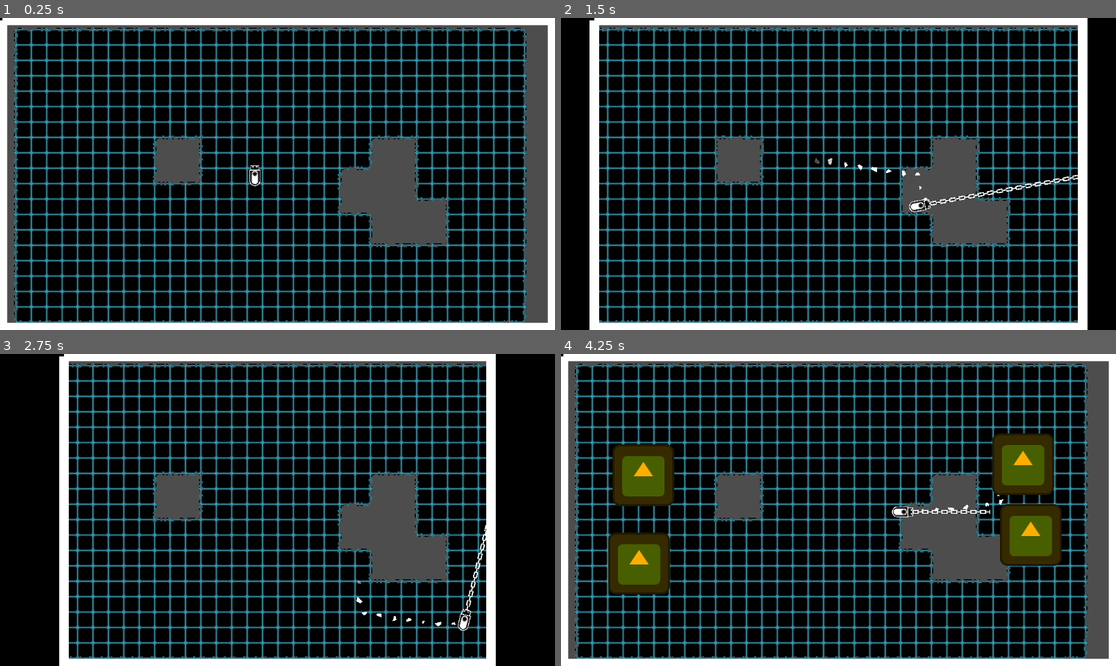
Above: before the commit, frames 1-4 (two rows, left to right).
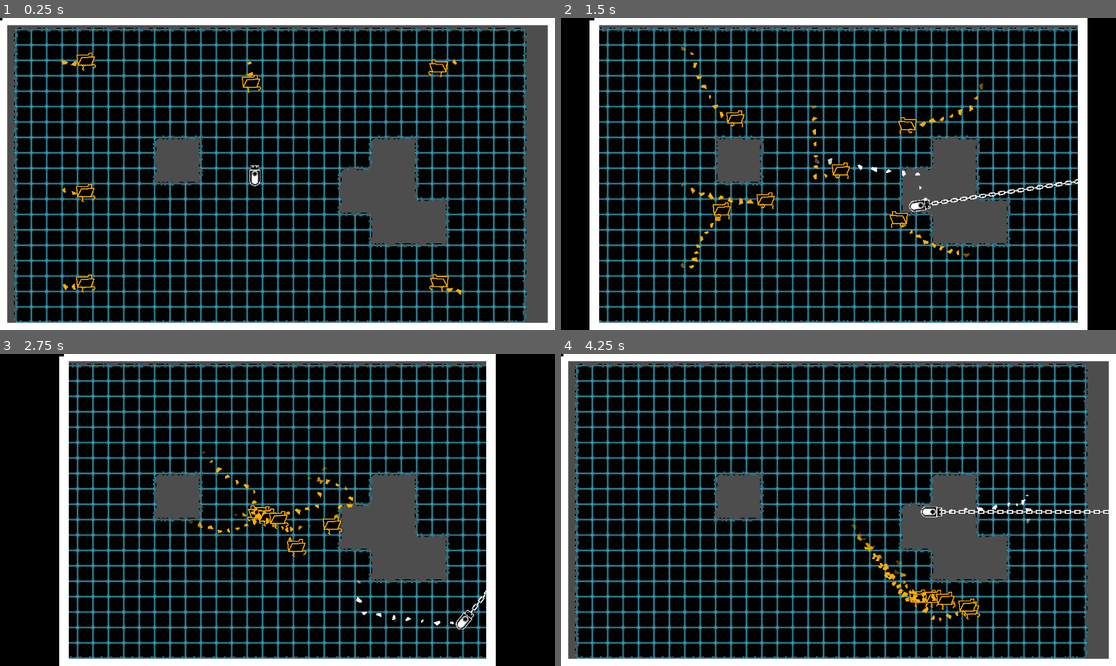
Above: after the commit, the same moments.

Repository: SomeSortOfSam/Hardest_Drive
Game: Godot game, scene res://scenes/gamplay.tscn
The game is run twice, just before and just after one commit, with the same random seed, the same clock (stepped at 60 frames per second) and the same inputs. The engine's default icon, where the game draws it, is replaced by a stand-in: a white triangle on a blue panel in a dark square.
Inputs (mouse positions are in pixels of both pictures, inside the frame that each line leads up to):
- Up to frame 1 (0.25 s): no input
- Up to frame 2 (1.5 s): move the mouse to (960, 158) at 0.52 s; hold D (player_right) 0.53-1.28 s; click (960, 158) at 0.67 s; move the mouse to (727, 189) at 1.27 s; hold S (player_down) from 1.28 s (still down); click (727, 189) at 1.42 s
- Up to frame 3 (2.75 s): move the mouse to (333, 441) at 2.02 s; release S (player_down) at 2.03 s; hold D (player_right) from 2.03 s (still down); click (333, 441) at 2.17 s
- Up to frame 4 (4.25 s): move the mouse to (810, 572) at 2.77 s; release D (player_right) at 2.78 s; hold W (player_up) 2.78-3.53 s; click (810, 572) at 2.92 s; move the mouse to (1005, 556) at 3.52 s; hold A (player_left) from 3.53 s (still down); click (1005, 556) at 3.67 s; tap Space (reset_screen) at 4.15 s

The runs differ from the first frame. In frame 1, 0.7% of the frame differs, in the area x 11-84%, y 11-89%; in frame 2, 1.5%; in frame 3, 1.1%; in frame 4, 9.8%, in the area x 8-99%, y 25-86%.

Commit message:
Revert "Merge branch 'main' of https://github.com/SomeSortOfSam/Insufficent-space-on-drive-F"
This reverts commit afea0736c933d3424f0ff511d1ed0db01c51440e, reversing
changes made to a776dc5d47ee82309e09d7cc91893f67f79a6b72.

Diff:
--- a/scenes/enemy.tscn
+++ b/scenes/enemy.tscn
@@ -1,6 +1,5 @@
 [gd_scene load_steps=18 format=3 uid="uid://cs6q1kfpyk763"]
 
-[ext_resource type="Texture2D" uid="uid://bakv4suv6mptr" path="res://icon.svg" id="1_nod8v"]
 [ext_resource type="Script" path="res://scripts/enemy.gd" id="1_qmkjd"]
 [ext_resource type="Texture2D" uid="uid://dt4j3ychg873b" path="res://assets/file_run.png" id="2_7qneq"]
 [ext_resource type="Texture2D" uid="uid://dwgutp6ehtqx0" path="res://assets/ParticleShard.png" id="2_enmir"]
@@ -127,13 +126,18 @@
 collision_mask = 0
 script = ExtResource("1_qmkjd")
 
+[node name="WalkDust" type="GPUParticles2D" parent="."]
+position = Vector2(0, 9)
+amount = 10
+process_material = SubResource("ParticleProcessMaterial_cdaia")
+texture = ExtResource("2_enmir")
+
 [node name="CollisionShape2D" type="CollisionShape2D" parent="."]
 shape = SubResource("CircleShape2D_5qmfi")
 
 [node name="Sprite2D" type="Sprite2D" parent="."]
-visible = false
-scale = Vector2(0.2, 0.2)
-texture = ExtResource("1_nod8v")
+texture = ExtResource("2_7qneq")
+hframes = 6
 
 [node name="Destroy" type="GPUParticles2D" parent="Sprite2D"]
 modulate = Color(1, 0, 0, 1)
@@ -152,8 +156,14 @@
 position = Vector2(0.5, 0)
 shape = SubResource("RectangleShape2D_2678v")
 
+[node name="AnimationPlayer" type="AnimationPlayer" parent="."]
+autoplay = "Run"
+speed_scale = 1.2
+libraries = {
+"": SubResource("AnimationLibrary_tcx8n")
+}
+
 [node name="Timer" type="Timer" parent="."]
 wait_time = 0.01
 
 [connection signal="area_entered" from="HurtBox" to="." method="_on_hurt_box_area_entered"]
-[connection signal="area_exited" from="HurtBox" to="." method="_on_hurt_box_area_exited"]
--- a/scenes/enemy_spawner.tscn
+++ /dev/null
@@ -1,17 +0,0 @@
-[gd_scene load_steps=4 format=3 uid="uid://cm2ey8fk0fl14"]
-
-[ext_resource type="Script" path="res://scripts/EnemySpawner.gd" id="1_ccmua"]
-[ext_resource type="PackedScene" uid="uid://c0bavsp5m5qge" path="res://scenes/enemy.tscn" id="2_vsluo"]
-
-[sub_resource type="CircleShape2D" id="CircleShape2D_tjaah"]
-
-[node name="EnemySpawner" type="Area2D"]
-collision_layer = 0
-monitorable = false
-script = ExtResource("1_ccmua")
-enemy_scene = ExtResource("2_vsluo")
-
-[node name="CollisionShape2D" type="CollisionShape2D" parent="."]
-shape = SubResource("CircleShape2D_tjaah")
-
-[connection signal="area_exited" from="." to="." method="_on_area_exited"]
--- a/scenes/gamplay.tscn
+++ b/scenes/gamplay.tscn
@@ -4,7 +4,7 @@
 [ext_resource type="PackedScene" uid="uid://c6qw5oje450sv" path="res://scenes/player.tscn" id="2_7pc31"]
 [ext_resource type="Script" path="res://scripts/border_camera.gd" id="3_i8wvo"]
 [ext_resource type="Script" path="res://scripts/LetterboxCollider.gd" id="4_80nsy"]
-[ext_resource type="PackedScene" uid="uid://cm2ey8fk0fl14" path="res://scenes/enemy_spawner.tscn" id="6_yhgw7"]
+[ext_resource type="PackedScene" uid="uid://cs6q1kfpyk763" path="res://scenes/enemy.tscn" id="5_l7srj"]
 
 [sub_resource type="NavigationPolygon" id="NavigationPolygon_0xnho"]
 vertices = PackedVector2Array(-16, -16, 16, -16, 16, 16, -16, 16)
@@ -905,11 +905,6 @@
 width = 20.0
 texture_mode = 1
 
-[node name="StaticBody2D" type="StaticBody2D" parent="Camera2D"]
-collision_mask = 0
-
-[node name="CollisionPolygon2D" type="CollisionPolygon2D" parent="Camera2D/StaticBody2D"]
-
 [node name="TileMap" type="TileMap" parent="."]
 self_modulate = Color(0.462745, 0.756863, 0.811765, 1)
 z_index = -1
@@ -920,28 +915,22 @@
 
 [node name="Player" parent="TileMap" instance=ExtResource("2_7pc31")]
 
-[node name="EnemySpawner" parent="." instance=ExtResource("6_yhgw7")]
-position = Vector2(803, 557)
-
-[node name="EnemySpawner6" parent="." instance=ExtResource("6_yhgw7")]
-position = Vector2(983, 390)
-
-[node name="EnemySpawner2" parent="." instance=ExtResource("6_yhgw7")]
-position = Vector2(782, 83)
-
-[node name="EnemySpawner7" parent="." instance=ExtResource("6_yhgw7")]
-position = Vector2(972, 219)
-
-[node name="EnemySpawner8" parent="." instance=ExtResource("6_yhgw7")]
-position = Vector2(361, 78)
-
-[node name="EnemySpawner3" parent="." instance=ExtResource("6_yhgw7")]
-position = Vector2(154, 254)
-
-[node name="EnemySpawner4" parent="." instance=ExtResource("6_yhgw7")]
-position = Vector2(328, 562)
-
-[node name="EnemySpawner5" parent="." instance=ExtResource("6_yhgw7")]
-position = Vector2(146, 439)
+[node name="Enemy" parent="." instance=ExtResource("5_l7srj")]
+position = Vector2(131, 85)
+
+[node name="Enemy2" parent="." instance=ExtResource("5_l7srj")]
+position = Vector2(948, 85)
+
+[node name="Enemy3" parent="." instance=ExtResource("5_l7srj")]
+position = Vector2(131, 553)
+
+[node name="Enemy4" parent="." instance=ExtResource("5_l7srj")]
+position = Vector2(518, 85)
+
+[node name="Enemy5" parent="." instance=ExtResource("5_l7srj")]
+position = Vector2(131, 351)
+
+[node name="Enemy6" parent="." instance=ExtResource("5_l7srj")]
+position = Vector2(955, 564)
 
 [connection signal="player_pull_requested" from="Camera2D/LetterboxCollider" to="." method="_on_letterbox_collider_player_pull_requested"]
--- a/scripts/EnemySpawner.gd
+++ /dev/null
@@ -1,11 +0,0 @@
-extends Area2D
-
-@export var enemy_scene : PackedScene
-
-func _on_area_exited(area):
-	call_deferred("spawn_enemy")
-
-func spawn_enemy():
-	var enemy = enemy_scene.instantiate()
-	enemy.position = position
-	get_parent().add_child(enemy)
--- a/scripts/border_camera.gd
+++ b/scripts/border_camera.gd
@@ -2,8 +2,7 @@
 
 const minimum_border_distance = 5.0
 
-@onready var area_collision_polygon : CollisionPolygon2D = $Camera2D/LetterboxCollider/CollisionPolygon2D
-@onready var body_collision_polygon : CollisionPolygon2D = $Camera2D/StaticBody2D/CollisionPolygon2D
+@onready var collision_polygon : CollisionPolygon2D = $Camera2D/LetterboxCollider/CollisionPolygon2D
 @onready var render_polygon : Polygon2D = $Camera2D/LetterboxCollider/Polygon2D
 @onready var border_line : Line2D = $Camera2D/LetterboxCollider/Line2D
 @onready var ray_cast : RayCast2D = $RayCast2D
@@ -37,8 +36,7 @@
 	polygon.append(Vector2.ZERO)
 
 	render_polygon.polygon = polygon
-	area_collision_polygon.polygon = polygon
-	body_collision_polygon.polygon = polygon
+	collision_polygon.polygon = polygon
 	border_line.points = inner_line
 
 func get_points_from_rect(rect : Rect2) -> PackedVector2Array:
--- a/scripts/enemy.gd
+++ b/scripts/enemy.gd
@@ -2,7 +2,7 @@
 
 var movement_speed: float = 200.0
 var movement_target_position: Vector2 = Vector2(60.0,180.0)
-var nav_enabled := false
+var nav_enabled := true
 
 @onready var navigation_agent: NavigationAgent2D = $NavigationAgent2D
 @onready var player = $"../TileMap/Player"
@@ -69,8 +69,7 @@
 
 func _on_hurt_box_area_entered(area : Area2D):
 	if area.collision_layer == 1:
-		if nav_enabled:
-			die()
+		die()
 		return
 	velocity += (global_position - area.global_position).normalized() * movement_speed * 3
 	var cell = tilemap.local_to_map(position)
@@ -80,9 +79,3 @@
 	timer.start()
 	await timer.timeout
 	nav_enabled = true
-
-
-func _on_hurt_box_area_exited(area):
-	if area.collision_layer == 1:
-		nav_enabled = true
-		sprite.show()
--- a/scripts/player.gd
+++ b/scripts/player.gd
@@ -66,14 +66,6 @@
 			pull_requested.connect(harpoon_target._on_player_pull_requested)
 	else:
 		pull_requested.emit(harpoon_direction)
-		var rotation = harpoon_direction
-		if rotation < 0:
-			rotation = TAU + rotation
-		rotation = fmod(rotation + (PI/2),TAU)
-		rotation = deg_to_rad(round(rad_to_deg(rotation)))
-		var transition := Vector2(cos(rotation), sin(rotation))
-		transition *= Vector2(get_parent().tile_set.tile_size)
-		while_harpoon_out(to_global(chain.points[0]) + transition)
 		animator.play("Pull")
 
 func add_hit_fx():
@@ -81,8 +73,6 @@
 	harpoon_hit.emitting = true
 
 func while_harpoon_out(target):
-	if harpoon_tween:
-		harpoon_tween.kill()
 	harpoon_tween = create_tween()
 	harpoon_tween.tween_callback(func(): rotation = target.angle_to_point(global_position) - PI/2)
 	harpoon_tween.tween_callback(func(): chain.points[0] = to_local(target))
